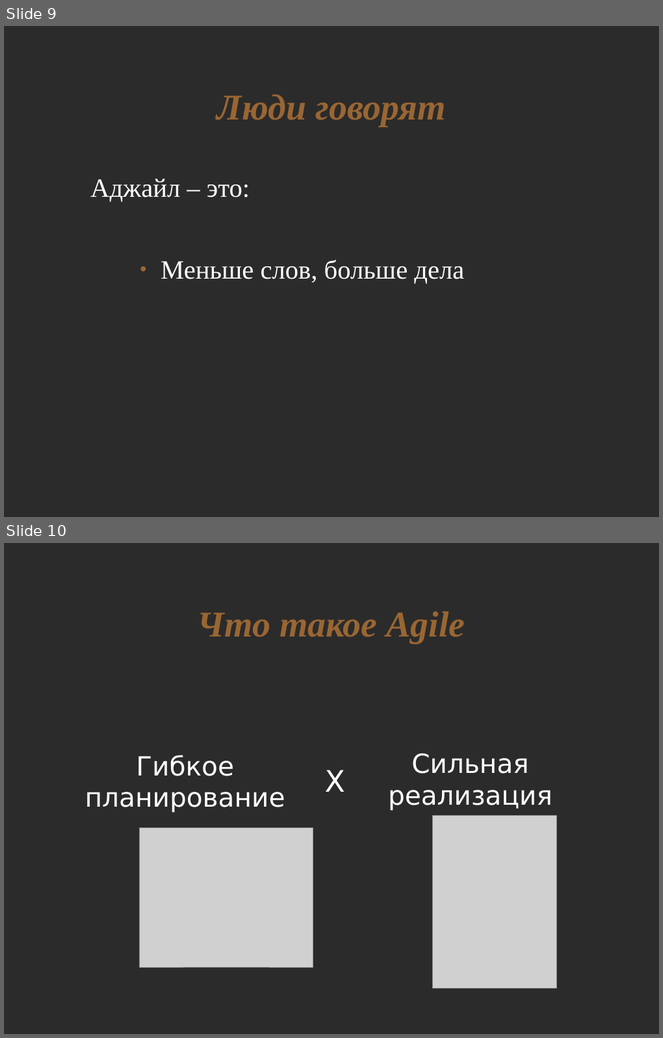
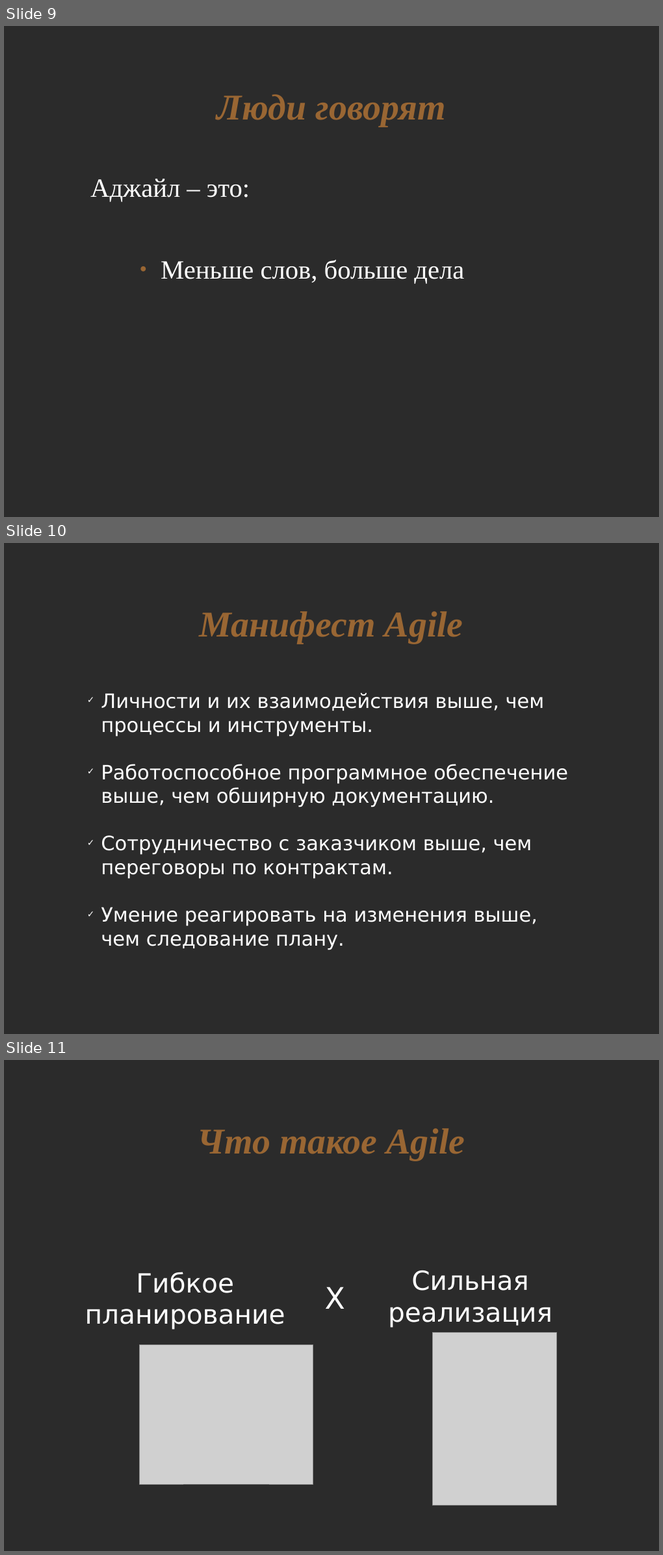
Before and after one commit to asolntsev/presentations, a slide deck: agile-technical-practices/agile-church.odp. Shown one above the other, each under a label of ours: slides 9 and 10 before the commit, slides 9, 10 and 11 after it. The pictures are 663x1038 and 663x1555 pixels, drawn with LibreOffice and Linux fonts; fonts in the diff are those of the drawing; grey boxes stand for pictures; background and template pictures are left out; a plain dark background stands for a picture behind light text. Boxes give left, top, right and bottom in pixels: in the first picture for what was removed or moved away, otherwise in the second. Text is boxed around its words. In the diff, an @@ line names an element or a change of style, - is before the commit and + after.

Commit message:
Added more slides

```diff
--- a/agile-technical-practices/agile-church.odp
+++ b/agile-technical-practices/agile-church.odp
@@ slide 10 added at (4, 543, 659, 1034), background picture (left out) @@
@@ title added at (200, 611, 464, 644), 44 pt, text #996633, bold, italic @@
+Манифест Agile
@@ text added at (101, 693, 568, 950), 24 pt, text #FFFFFF @@
+✓ Личности и их взаимодействия выше, чем процессы и инструменты.
+✓ Работоспособное программное обеспечение выше, чем обширную документацию.
+✓ Сотрудничество с заказчиком выше, чем переговоры по контрактам.
+✓ Умение реагировать на изменения выше, чем следование плану.
@@ what was slide 10 is now slide 11 @@
```
